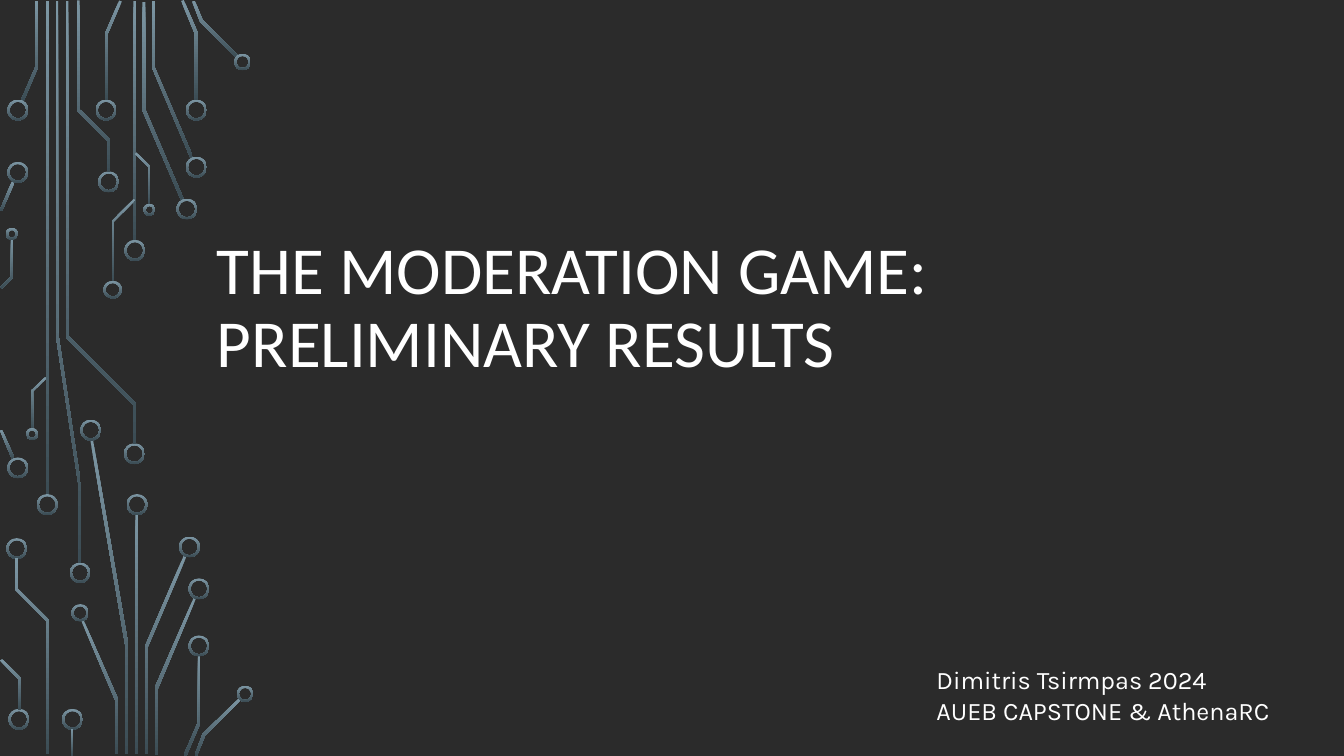
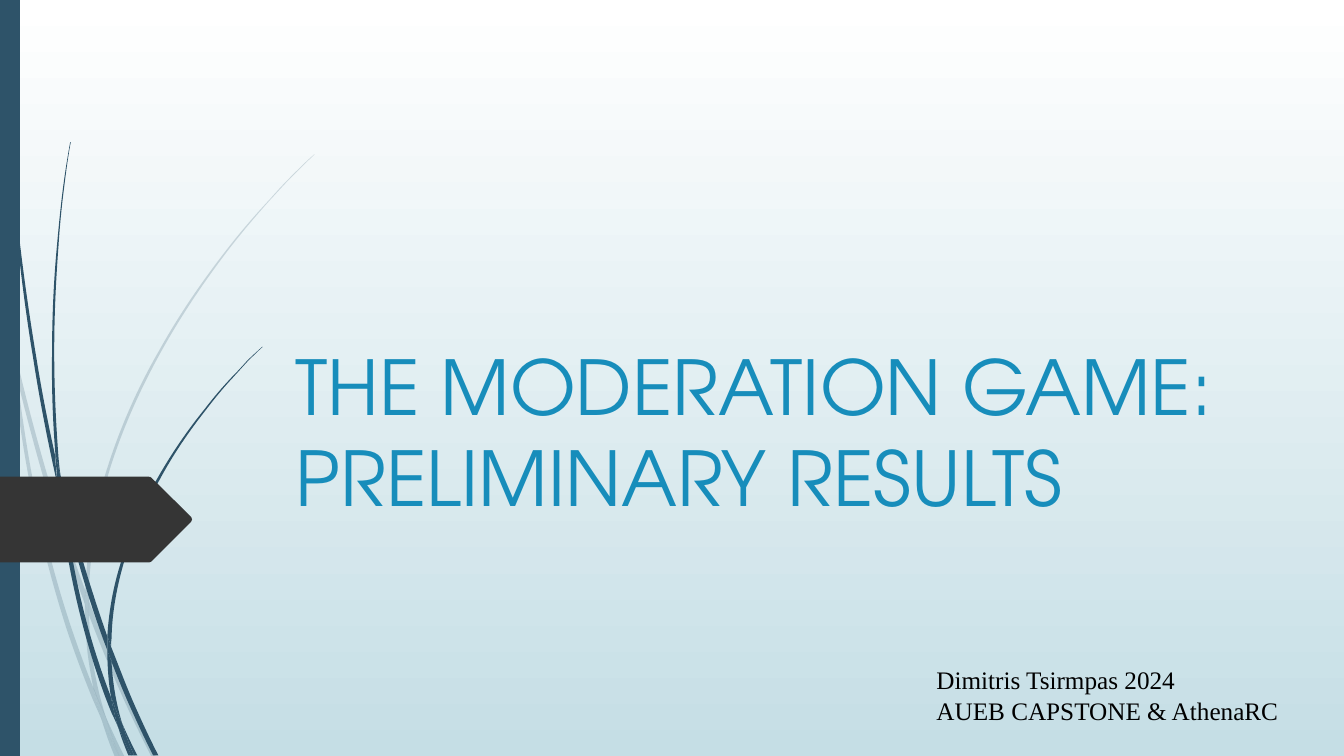
Before and after one commit to dimits-ts/llm_moderation_research, a slide deck: slide 1 of presentations/moderation_game_preliminary.odp. Drawn at 1344x756 pixels with LibreOffice and Linux fonts; fonts in the diff are those of the drawing; background and template pictures are left out; a plain dark background stands for a picture behind light text. Boxes give left, top, right and bottom in pixels: in the first picture for what was removed or moved away, otherwise in the second. Text is boxed around its words. In the diff, an @@ line names an element or a change of style, - is before the commit and + after.

Commit message:
Update results slides

```diff
--- a/presentations/moderation_game_preliminary.odp
+++ b/presentations/moderation_game_preliminary.odp
@@ background picture (left out) to gradient #FFFFFF to #C5DEE5 @@
@@ freeform shape added at [0,0,20,756], fill #2E5369 @@
@@ freeform shape: place and size @@
-freeform shape at [45,1,48,495]
+freeform shape at [3,0,57,485]
@@ freeform shape: place and size @@
-freeform shape at [55,1,82,564]
+freeform shape at [51,142,71,476]
@@ freeform shape: place and size @@
-freeform shape at [1,239,14,288]
+freeform shape at [0,284,11,353]
@@ title "THE MODERATION GAME: PRELIMINARY RESULTS": place and size @@
-title "THE MODERATION GAME: PRELIMINARY RESULTS" at [217,250,927,368]
+title "THE MODERATION GAME: PRELIMINARY RESULTS" at [295,358,1213,507]
@@ title "THE MODERATION GAME: PRELIMINARY RESULTS" at [295,358,1213,507]: size 48 to 54 pt, font Calibri to TeX Gyre Adventor, text colour #FFFFFF to #178DBB; line spacing 0.9 to 1 @@
@@ freeform shape: place and size @@
-freeform shape at [31,377,47,430]
+freeform shape at [9,325,18,379]
@@ freeform shape added at [0,477,193,563], fill #353535 @@
@@ freeform shape: place and size @@
-freeform shape at [91,440,129,755]
+freeform shape at [57,481,118,728]
@@ group removed at [0,0,254,755]: 41 freeform shapes @@
@@ fill gradient #7C96A3 to #3B4C54 to #2E5369 at 20% opacity in 6 elements at [89,601,156,756], [85,604,106,717], [9,325,18,379], [102,720,120,756], [0,284,11,353], [85,591,89,615] @@
@@ freeform shape: place and size @@
-freeform shape at [72,604,89,621]
+freeform shape at [85,591,89,615]
@@ freeform shape: place and size @@
-freeform shape at [82,620,119,754]
+freeform shape at [85,604,106,717]
@@ freeform shape: place and size @@
-freeform shape at [155,598,197,755]
+freeform shape at [89,601,156,756]
@@ fill gradient #7C96A3 to #3B4C54 to #2E5369 in 7 elements at [3,0,57,485], [57,481,118,728], [118,728,131,756], [111,646,158,755], [111,697,134,755], [51,142,71,476], [107,650,122,725] @@
@@ freeform shape: place and size @@
-freeform shape at [0,659,21,711]
+freeform shape at [107,650,122,725]
@@ group added at [55,347,262,756]: 5 freeform shapes @@
@@ freeform shape: place and size @@
-freeform shape at [184,655,201,756]
+freeform shape at [111,646,158,755]
@@ group added at [2,25,315,756]: 6 freeform shapes @@
@@ text "Dimitris Tsirmpas 2024" at [936,672,1278,721]: font Karla to Times New Roman, text colour #FFFFFF to #000000 @@
@@ freeform shape: place and size @@
-freeform shape at [195,698,241,756]
+freeform shape at [111,697,134,755]
@@ freeform shape: place and size @@
-freeform shape at [62,709,83,730]
+freeform shape at [102,720,120,756]
@@ freeform shape: place and size @@
-freeform shape at [71,729,74,756]
+freeform shape at [118,728,131,756]
```
Also in this commit, not shown: 10 other slides changed, 1 slide added, 2 slides removed.
